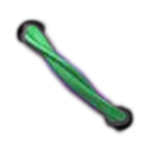
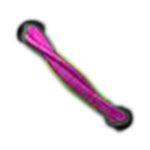
Layers edited between the first and the second 150×150 image:
pixels changed over [18, 21, 132, 128] (layer not identified)
